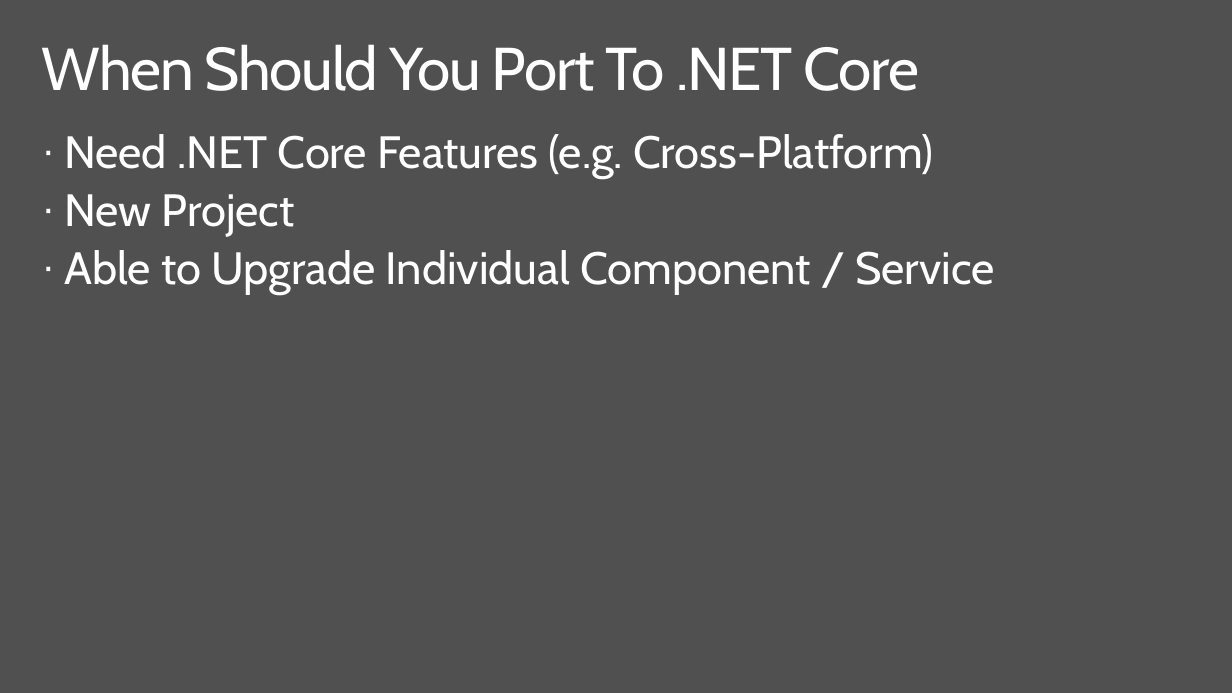
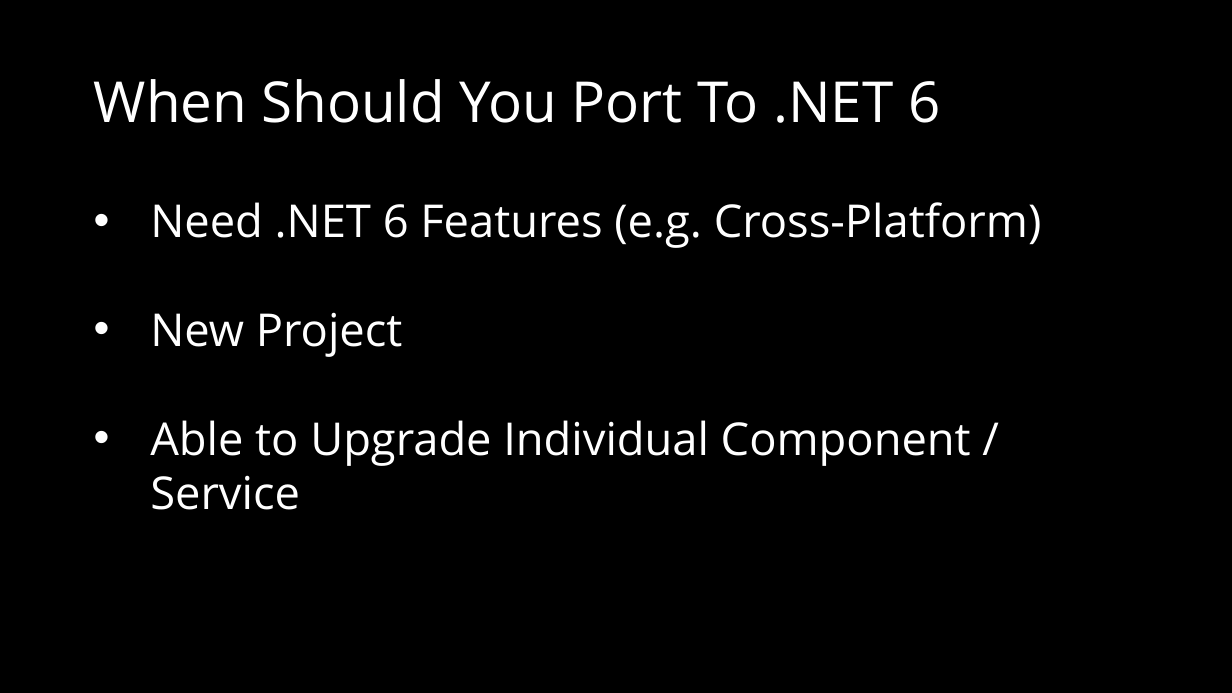
Before and after one commit to dotnet-presentations/dotnetcore-workshop, a slide deck: slide 2 of 6. Porting-From-NET-Framework/netcore-workshop-porting.pptx. Drawn at 1232x693 pixels with LibreOffice and Linux fonts; fonts in the diff are those of the drawing; background and template pictures are left out. Boxes give left, top, right and bottom in pixels: in the first picture for what was removed or moved away, otherwise in the second. Text is boxed around its words. In the diff, an @@ line names an element or a change of style, - is before the commit and + after.

```diff
--- a/6. Porting-From-NET-Framework/netcore-workshop-porting.pptx
+++ b/6. Porting-From-NET-Framework/netcore-workshop-porting.pptx
@@ background #505050 to #000000 @@
@@ title "When Should You Port To ..." at (94,79,940,123): vertical alignment top to middle @@
@@ title at (94,79,940,123): text changed; size 48 to 44.9 pt; font Cabin to Open Sans @@
-When Should You Port To .NET Core
+When Should You Port To .NET 6
@@ text "Need .NET 6 Features (e.g. ...": place and size @@
-text "Need .NET 6 Features (e.g. ..." at (64,134,994,294)
+text "Need .NET 6 Features (e.g. ..." at (150,202,1042,510)
@@ text at (150,202,1042,248): text changed; font Cabin to Open Sans @@
-· Need .NET Core Features (e.g. Cross-Platform)
+• Need .NET 6 Features (e.g. Cross-Platform)
@@ text at (150,312,971,510): font Cabin to Open Sans in "New Project", "Able to Upgrade Individual Component / Service"; bullet · to •; line spacing 0.9 to 1; less space between paragraphs @@
```
Also in this commit, not shown: 5 other slides changed, 4 slides added, 2 slides removed, 10 other files.
